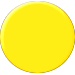
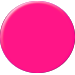
Two versions of the same layered image (75×75). Layer-by-layer changes:
"Layer 1 copy": blend addition → normal, painted on it, unmasked it over 0, 1, 75, 73
removed layer "Layer 1" (was divide) over 0, 1, 75, 73
